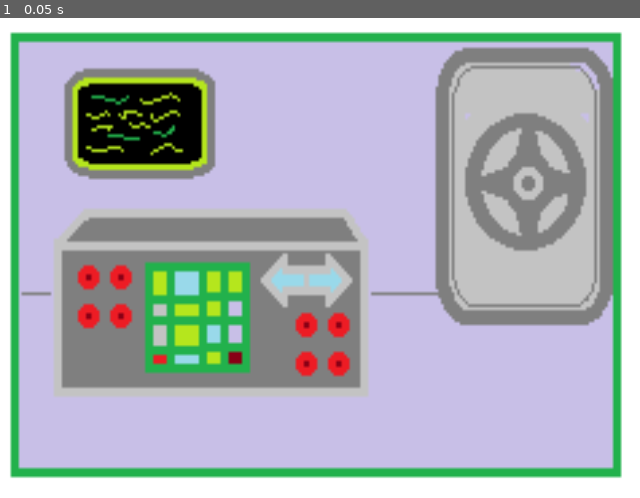
Above: before the commit, frame 1.
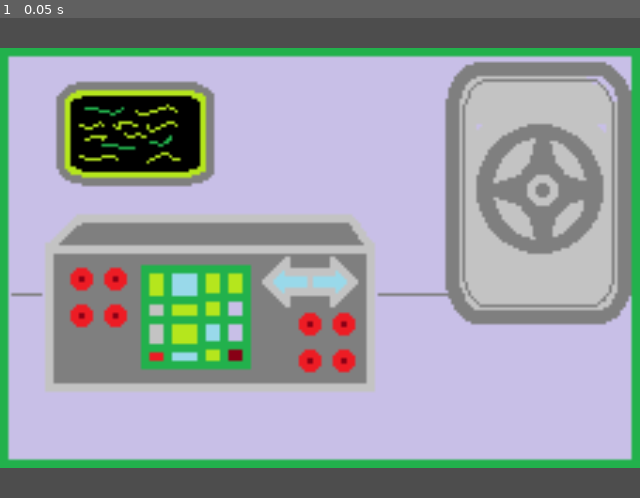
Above: after the commit, the same moment.

Repository: ViciousElia/escaping-ganymede
Game: Godot game, scene res://rooms/room_001.tscn
The game is run twice, just before and just after one commit, with the same random seed, the same clock (stepped at 60 frames per second) and the same inputs. The project has no main scene, so this scene is started directly.
Inputs:
- Up to frame 1 (0.05 s): no input

The runs differ from the first frame. In frame 1, 41% of the frame differs, in the area x 0-100%, y 0-100%.

Commit message:
several little tweaks ... sorry this isn't documented well.

Diff:
--- a/interfaces/screen_interface.tscn
+++ b/interfaces/screen_interface.tscn
@@ -23,6 +23,7 @@
 [node name="LeftSplit" type="VSplitContainer" parent="MarginAllowance/MainSplit"]
 layout_mode = 2
 size_flags_horizontal = 3
+dragging_enabled = false
 
 [node name="Control" type="PanelContainer" parent="MarginAllowance/MainSplit/LeftSplit"]
 layout_mode = 2
@@ -31,6 +32,7 @@
 [node name="MenuSplit" type="HSplitContainer" parent="MarginAllowance/MainSplit/LeftSplit"]
 custom_minimum_size = Vector2(0, 120)
 layout_mode = 2
+dragging_enabled = false
 
 [node name="Control" type="PanelContainer" parent="MarginAllowance/MainSplit/LeftSplit/MenuSplit"]
 custom_minimum_size = Vector2(120, 0)
--- a/rooms/room_001.tscn
+++ b/rooms/room_001.tscn
@@ -11,7 +11,7 @@
 size_flags_horizontal = 3
 size_flags_vertical = 3
 texture = ExtResource("1_8od7w")
-expand_mode = 5
+stretch_mode = 5
 
 [node name="Exits" type="Control" parent="."]
 layout_mode = 1
Binary file changed: rooms/backgrounds/room_001.png
